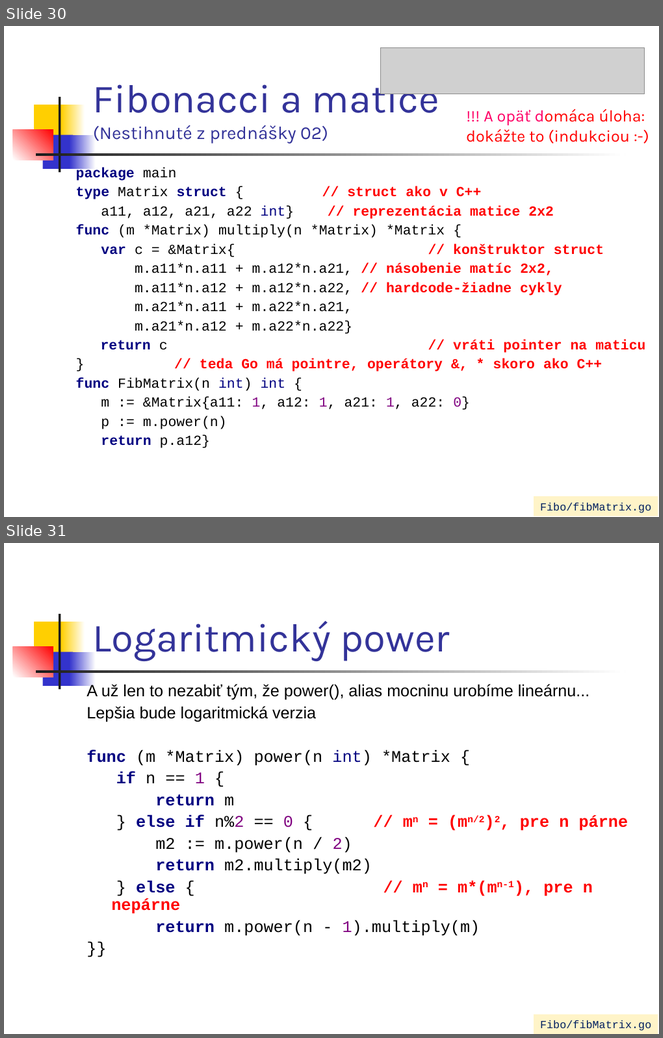
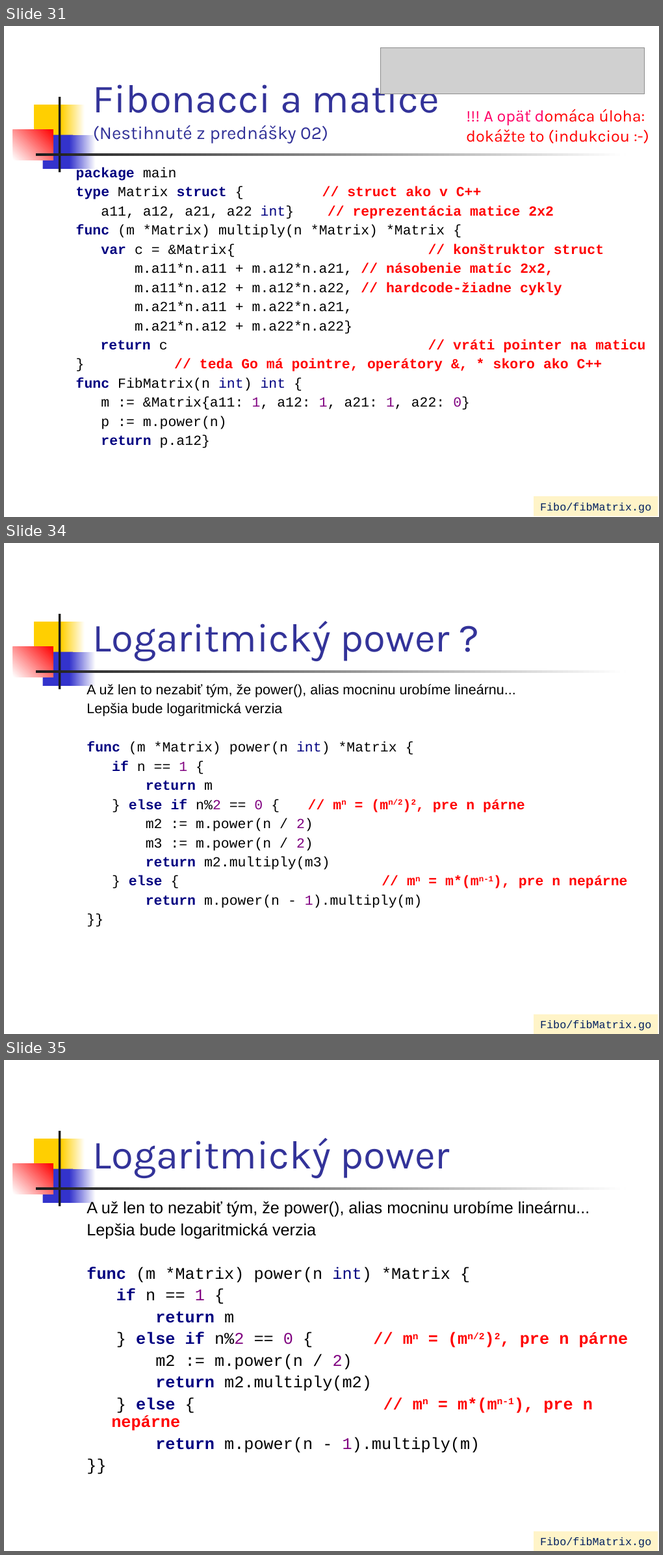
Before and after one commit to paradigmy/Prednasky, a slide deck: 02/go1.ppt. Shown one above the other, each under a label of ours: slides 30 and 31 before the commit, slides 31, 34 and 35 after it; the slides between them are not shown. The pictures are 663x1038 and 663x1555 pixels, drawn with LibreOffice and Linux fonts; fonts in the diff are those of the drawing; grey boxes stand for pictures. Boxes give left, top, right and bottom in pixels: in the first picture for what was removed or moved away, otherwise in the second. Text is boxed around its words. In the diff, an @@ line names an element or a change of style, - is before the commit and + after.

```diff
--- a/02/go1.ppt
+++ b/02/go1.ppt
@@ slide 34 added at (x1=4, y1=543, x2=659, y2=1034), background #FFFFFF; not listed: 7 template elements that a slide beside it also shows @@
@@ title added at (x1=93, y1=621, x2=450, y2=661), 44 pt, text #333399 @@
+Logaritmický power ?
@@ text added at (x1=87, y1=683, x2=627, y2=908), 15.3 pt, text #000000 @@
+A už len to nezabiť tým, že power(), alias mocninu urobíme lineárnu...
+Lepšia bude logaritmická verzia
+func (m *Matrix) power(n int) *Matrix {
+if n == 1 {
+return m
+} else if n%2 == 0 { // mn = (mn/2)2, pre n párne
+m2 := m.power(n / 2)
+m3 := m.power(n / 2)
+return m2.multiply(m3)
+} else { // mn = m*(mn-1), pre n nepárne
+return m.power(n - 1).multiply(m)
+}}
@@ rectangle added at (x1=534, y1=1015, x2=659, y2=1034), fill #FFF4C8, 12 pt, text #002060 @@
+Fibo/fibMatrix.go
@@ what was slide 30 is now slide 31 @@
@@ what was slide 31 is now slide 35 @@
```
Also in this commit, not shown: 3 other slides added, 4 other files.
